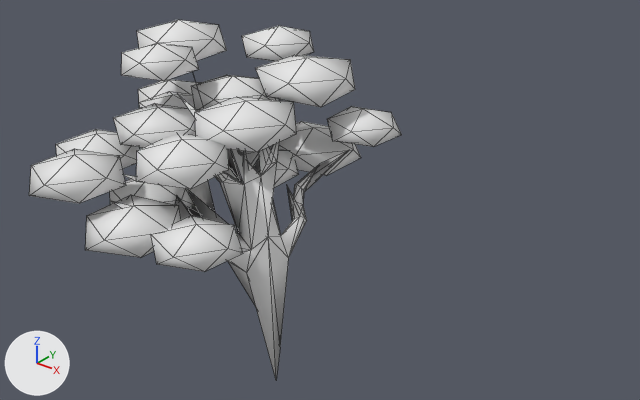
The glTF model world/spring_court/wider/assets/trees/far/tree_old_thorn_b_far.glb, before and after one commit.
Before and after are seen from a camera (50 mm lens) standing at (10.66, -11.89, 11.61) and looking at (0.27, 1.09, 3.56). Lighting does not change. The marker at lower left points along +X, +Y and +Z. The first picture is the older version. Mesh edges are drawn as thin lines. Vertices at exactly the same position are counted once.

The scene before the commit, as lines of its bpy script (objects in view):
```python
me_tree_old_thorn_b_far = bpy.data.meshes.new('tree_old_thorn_b_far')
me_tree_old_thorn_b_far.from_pydata(...)  # 319 vertices, 585 faces; spans x -6.16..0.42, y -2.92..5.79, z -0.04..6.36
# faces by material slot: [205, 380]
me_tree_old_thorn_b_far.materials.append(mat_tree_bark)
me_tree_old_thorn_b_far.materials.append(mat_tree_core)
ob_tree_old_thorn_b_far = bpy.data.objects.new('tree_old_thorn_b_far', me_tree_old_thorn_b_far)
ob_tree_old_thorn_b_far.location = (0.0, 0.0, 0.0)
```
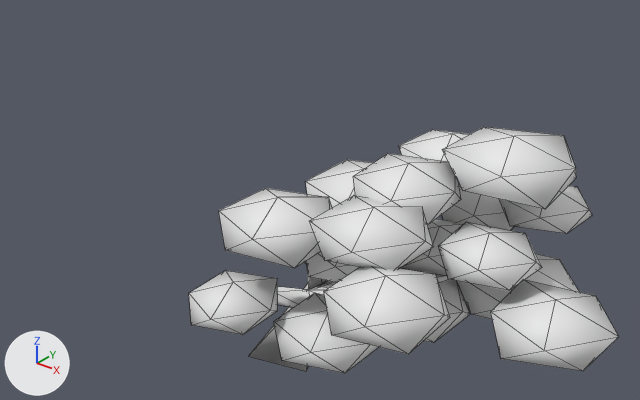
What differs and where, as boxes (x1, y1, x2, y2) in the pictures (640 x 400 px; the box of a moved part takes in the faces that stretch with it):
'tree_old_thorn_b_far', reshaped (15% wider, 31% shorter): before (29, 20, 401, 379); after (189, 127, 618, 373)
part 1 of me_tree_old_thorn_b_far, moved or reshaped: before (85, 195, 181, 257); after (491, 280, 618, 371)
part 2 of me_tree_old_thorn_b_far, moved or reshaped: before (110, 179, 192, 209); after (324, 267, 450, 354)
part 3 of me_tree_old_thorn_b_far, moved or reshaped: before (226, 149, 299, 188); after (400, 219, 463, 276)
part 4 of me_tree_old_thorn_b_far, moved or reshaped: before (327, 106, 401, 147); after (438, 222, 542, 290)
part 5 of me_tree_old_thorn_b_far, moved or reshaped: before (113, 103, 199, 148); after (310, 195, 434, 269)
part 6 of me_tree_old_thorn_b_far, moved or reshaped: before (136, 134, 229, 189); after (353, 153, 461, 224)
part 7 of me_tree_old_thorn_b_far, moved or reshaped: before (256, 55, 355, 107); after (443, 127, 577, 209)
part 8 of me_tree_old_thorn_b_far, moved or reshaped: before (191, 75, 276, 110); after (399, 129, 470, 187)
part 9 of me_tree_old_thorn_b_far, moved or reshaped: before (121, 43, 199, 81); after (306, 251, 359, 283)
part 10 of me_tree_old_thorn_b_far, moved or reshaped: before (195, 97, 297, 152); after (306, 160, 373, 208)
part 11 of me_tree_old_thorn_b_far, deleted: before (29, 20, 361, 379)
part 12 of me_tree_old_thorn_b_far, added: after (189, 185, 593, 373)

The change, as a diff of the scene's bpy script:
```diff
--- a/world/spring_court/wider/assets/trees/far/tree_old_thorn_b_far.glb.py
+++ b/world/spring_court/wider/assets/trees/far/tree_old_thorn_b_far.glb.py
@@ me_tree_old_thorn_b_far @@
 # used by ob_tree_old_thorn_b_far; location = (0.0, 0.0, 0.0)
-me_tree_old_thorn_b_far.from_pydata(...)  # 319 vertices, 585 faces; spans x -6.16..0.42, y -2.92..5.79, z -0.04..6.36
+me_tree_old_thorn_b_far.from_pydata(...)  # 318 vertices, 582 faces; spans x -0.63..7.26, y -3.74..3.12, z -0.17..6.23
+# me_tree_old_thorn_b_far part 1: the loose piece of 12 vertices spanning x -3.37..-1.33, y -2.69..-0.63, z 2.74..3.66 is scaled about its middle by 0.977, then moved by (8.61, 1.08, 0.63)
+# me_tree_old_thorn_b_far part 2: the loose piece of 12 vertices spanning x -4.27..-2.38, y -1.27..0.57, z 2.66..3.58 is scaled about its middle by 0.977, then moved by (8.0, -2.49, 1.61)
+# me_tree_old_thorn_b_far part 3: the loose piece of 12 vertices spanning x -3.22..-1.44, y 1.17..2.93, z 2.89..3.68 is scaled about its middle by 0.977, then moved by (5.64, -1.33, 0.42)
+# me_tree_old_thorn_b_far part 4: the loose piece of 12 vertices spanning x -1.52..0.25, y 2.98..4.65, z 3.75..4.61 is scaled about its middle by 0.977, then moved by (5.58, -4.23, 0.4)
+# me_tree_old_thorn_b_far part 5: the loose piece of 12 vertices spanning x -4.46..-2.58, y -0.78..1.18, z 4.02..4.99 is scaled about its middle by 0.977, then moved by (7.22, -2.04, 0.59)
+# me_tree_old_thorn_b_far part 6: the loose piece of 12 vertices spanning x -3.05..-1.16, y -1.48..0.52, z 3.89..4.83 is scaled about its middle by 0.977, then moved by (5.42, 0.11, 0.91)
+# me_tree_old_thorn_b_far part 7: the loose piece of 12 vertices spanning x -3.01..-0.7, y 2.18..4.39, z 4.71..5.72 is scaled about its middle by 0.977, then moved by (6.52, -2.59, 0.52)
+# me_tree_old_thorn_b_far part 8: the loose piece of 12 vertices spanning x -4.23..-2.32, y 1.31..3.21, z 4.36..5.25 is scaled about its middle by 0.977, then moved by (6.42, -0.97, 0.46)
+# me_tree_old_thorn_b_far part 9: the loose piece of 12 vertices spanning x -4.84..-3.08, y -0.16..1.52, z 5.48..6.24 is scaled about its middle by 0.977, then moved by (6.57, -1.7, -1.82)
+# me_tree_old_thorn_b_far part 10: the loose piece of 12 vertices spanning x -3.01..-0.74, y 0.04..2.34, z 4.22..5.24 is scaled about its middle by 0.977, then moved by (3.77, -0.86, -0.24)
+# me_tree_old_thorn_b_far part 11: 10 loose pieces with 199 vertices, spanning x -6.16..0.42, y -2.92..5.79, z -0.04..6.36, are deleted
+# me_tree_old_thorn_b_far part 12
+# 198 vertices are added at x -0.63..6.15, y -3.63..3.12, z -0.17..5.29
+# 202 new faces join them, mat_tree_bark
+# 180 new faces join them, mat_tree_core
 me_tree_old_thorn_b_far.materials.append(mat_tree_bark)
```
